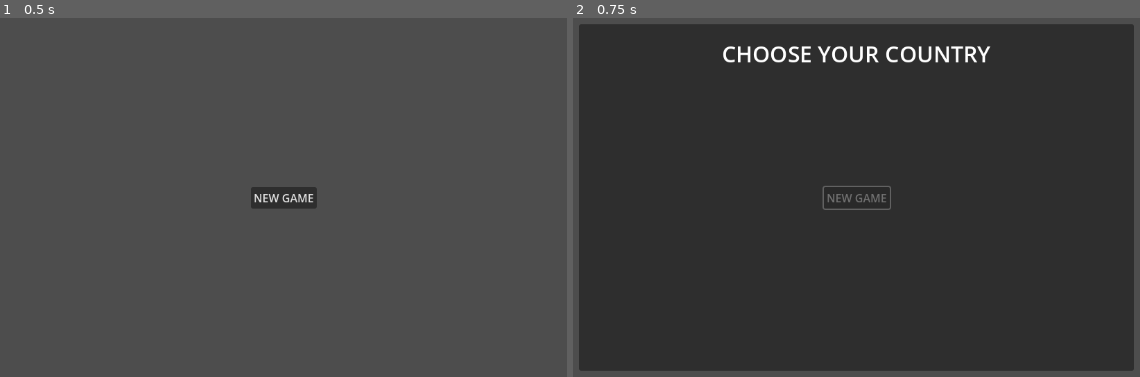
Above: before the commit, frames 1-2 (left to right).
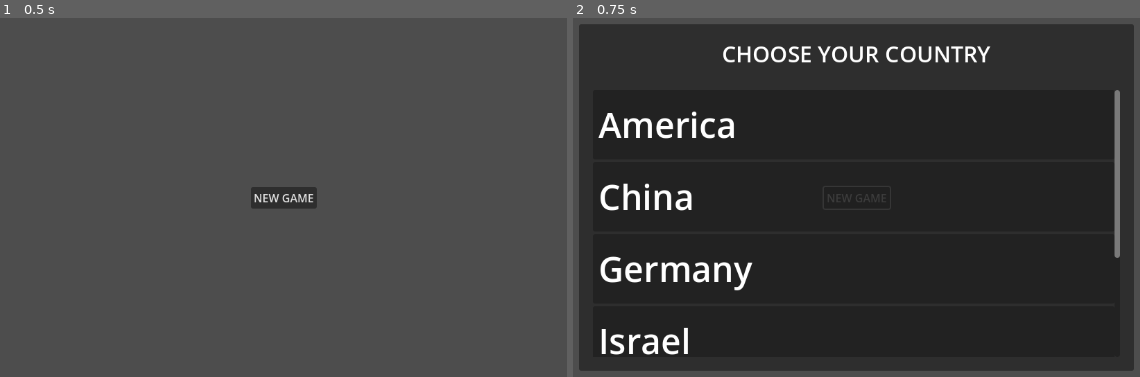
Above: after the commit, the same moments.

Repository: Bigfeta1/Political-Sim
Game: Godot game, scene res://Scenes/main_scene.tscn
Two runs of this game, one before a commit and one after it. Both use one fixed random seed, a clock stepped at 60 frames per second and the inputs below.
Inputs:
- Up to frame 1 (0.5 s): no input
- Up to frame 2 (0.75 s): click "NEW GAME" at 0.5 s

Frame 1 is identical in both runs. In frame 2, 3.2% of the frame differs, in the area x 4-97%, y 20-94%.

Commit message:
better menu

Diff:
--- /dev/null
+++ b/Scenes/MainMenu/Panels/round_config_country_container.tscn
@@ -0,0 +1,18 @@
+[gd_scene load_steps=2 format=3 uid="uid://bcegmipl65uox"]
+
+[sub_resource type="LabelSettings" id="LabelSettings_krmch"]
+font_size = 50
+
+[node name="RoundConfigCountryContainer" type="Panel"]
+custom_minimum_size = Vector2(0, 100)
+layout_mode = 2
+size_flags_horizontal = 3
+
+[node name="CountryTitle" type="Label" parent="."]
+layout_mode = 0
+offset_left = 8.0
+offset_top = 15.0
+offset_right = 245.0
+offset_bottom = 84.0
+text = "COUNTRY"
+label_settings = SubResource("LabelSettings_krmch")
--- a/Scenes/MainMenu/Panels/round_config_panel.tscn
+++ b/Scenes/MainMenu/Panels/round_config_panel.tscn
@@ -1,9 +1,11 @@
-[gd_scene load_steps=2 format=3 uid="uid://t3buhnnm2vp5"]
+[gd_scene load_steps=3 format=3 uid="uid://t3buhnnm2vp5"]
+
+[ext_resource type="Script" uid="uid://bxgg3fh2v617e" path="res://Scripts/UI/MainMenu/Panels/RoundConfig/round_config_panel.gd" id="1_g1e1n"]
 
 [sub_resource type="LabelSettings" id="LabelSettings_quu0i"]
 font_size = 32
 
-[node name="GameConfig" type="PanelContainer"]
+[node name="RoundConfig" type="Panel"]
 anchors_preset = 8
 anchor_left = 0.5
 anchor_top = 0.5
@@ -15,9 +17,12 @@
 offset_bottom = 250.0
 grow_horizontal = 2
 grow_vertical = 2
+script = ExtResource("1_g1e1n")
 
 [node name="MarginContainer" type="MarginContainer" parent="."]
-layout_mode = 2
+layout_mode = 0
+offset_right = 800.0
+offset_bottom = 500.0
 theme_override_constants/margin_top = 20
 
 [node name="Title" type="Label" parent="MarginContainer"]
@@ -26,3 +31,14 @@
 text = "CHOOSE YOUR COUNTRY"
 label_settings = SubResource("LabelSettings_quu0i")
 horizontal_alignment = 1
+
+[node name="CountryScroll" type="ScrollContainer" parent="."]
+layout_mode = 0
+offset_left = 20.0
+offset_top = 95.0
+offset_right = 780.0
+offset_bottom = 480.0
+
+[node name="CountryList" type="VBoxContainer" parent="CountryScroll"]
+layout_mode = 2
+size_flags_horizontal = 3
--- a/Scenes/round_config.tscn
+++ b/Scenes/round_config.tscn
@@ -1,6 +1,6 @@
 [gd_scene load_steps=2 format=3 uid="uid://plbhvhtrjbrd"]
 
-[ext_resource type="Script" uid="uid://jcac6xvcgdb6" path="res://Scripts/Logic/game_config.gd" id="1_qn2ew"]
+[ext_resource type="Script" uid="uid://jcac6xvcgdb6" path="res://Scripts/Logic/game_config.gd" id="1_0hnby"]
 
-[node name="GameConfig" type="Node"]
-script = ExtResource("1_qn2ew")
+[node name="RoundConfig" type="Node"]
+script = ExtResource("1_0hnby")
--- a/Scripts/Country/CountryManager/country_factory.gd
+++ b/Scripts/Country/CountryManager/country_factory.gd
@@ -6,7 +6,7 @@
 
 const GameConfig = preload("res://Scripts/Logic/game_config.gd")
 
-var countries: Dictionary = {}
+var countries: Array = []
 
 var country_node: PackedScene = preload("res://Scenes/country.tscn")
 
@@ -31,11 +31,9 @@
 	country_node_data.country_name = country_data["country_name"]
 
 func access_country_data(country_name):
-	var file_path = countries[country_name]
-	var file = FileAccess.open(file_path, FileAccess.READ)
-	var country_data = JSON.parse_string(file.get_as_text())
-	file.close()
-
-	return country_data
+	for file_path in countries:
+		var country_data = JSON.parse_string(FileAccess.get_file_as_string(file_path))
+		if country_data["id"] == country_name:
+			return country_data
 
 #endregion
--- a/Scripts/Logic/game_config.gd
+++ b/Scripts/Logic/game_config.gd
@@ -2,39 +2,17 @@
 
 const COUNTRY_DIR = "res://Data/Country_Data/"
 
-const OPTIONS = {
-	"player_country": {
-		"label": "Your country",
-	},
-}
-
-var choices := {}
-var values := {}
+var country_files := []
 
 func _ready() -> void:
-	var country_ids = find_country_files().keys()
-	country_ids.sort()
-	choices["player_country"] = country_ids
+	country_files = find_country_files()
+	country_files.sort()
 
-	for key in choices:
-		if not choices[key].is_empty():
-			values[key] = choices[key][0]
-
-static func find_country_files() -> Dictionary:
-	var files := {}
+static func find_country_files() -> Array:
+	var files := []
 
 	for file_name in DirAccess.get_files_at(COUNTRY_DIR):
 		if file_name.ends_with(".json"):
-			var path = COUNTRY_DIR + file_name
-			var country_data = JSON.parse_string(FileAccess.get_file_as_string(path))
-			files[country_data["id"]] = path
+			files.append(COUNTRY_DIR + file_name)
 
 	return files
-
-
-func set_value(key, value) -> void:
-	if choices.has(key) and choices[key].has(value):
-		values[key] = value
-
-func get_value(key):
-	return values[key]
--- a/Scripts/MainMenu/main_menu_state_router.gd
+++ b/Scripts/MainMenu/main_menu_state_router.gd
@@ -32,8 +32,8 @@
 		main_menu_state.State.SETTINGS:
 			destroy_round_config_panel()
 		main_menu_state.State.GAME_SETUP:
+			create_round_config_node()
 			create_round_config_panel(ui_panels_node)
-			create_round_config_node()
 
 
 func create_round_config_panel(ui_panels_node):
@@ -45,10 +45,14 @@
 
 	round_config_panel_instance = round_config_panel.instantiate()
 	ui_panels_node.add_child(round_config_panel_instance)
+	round_config_panel_instance.initialize(round_config_node_instance)
 
 func create_round_config_node():
 	if round_config_node_instance != null:
 		return
+
+	round_config_node_instance = round_config_node.instantiate()
+	main_scene_logic.add_child(round_config_node_instance)
 
 
 func destroy_round_config_panel():
--- /dev/null
+++ b/Scripts/UI/MainMenu/Panels/RoundConfig/round_config_panel.gd
@@ -0,0 +1,12 @@
+extends Panel
+
+@onready var country_list = $CountryScroll/CountryList
+
+var country_entry_panel = preload("res://Scenes/MainMenu/Panels/round_config_country_container.tscn")
+
+func initialize(config):
+	for file_path in config.country_files:
+		var country_data = JSON.parse_string(FileAccess.get_file_as_string(file_path))
+		var entry = country_entry_panel.instantiate()
+		entry.get_node("CountryTitle").text = country_data["country_name"]
+		country_list.add_child(entry)
Not shown, added: Scripts/UI/MainMenu/Panels/RoundConfig/round_config_panel.gd.uid
